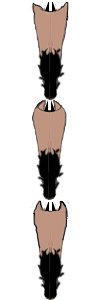
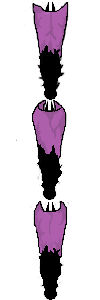
The second 100 × 300 image is a revision of the first. Changes to its layers:
added layer "Layer 6" above "Layer 1" over [33, 5, 66, 54]
moved "Layer 1" above "Layer 5", painted on it over [23, 2, 69, 100]
added layer "Layer 5" above "Curves 1" over [35, 101, 66, 154]
painted on "Layer 2" over [32, 100, 66, 200]
added layer "Layer 4" above "Layer 3" over [35, 202, 66, 256]
painted on "Layer 3" over [16, 3, 69, 300]
